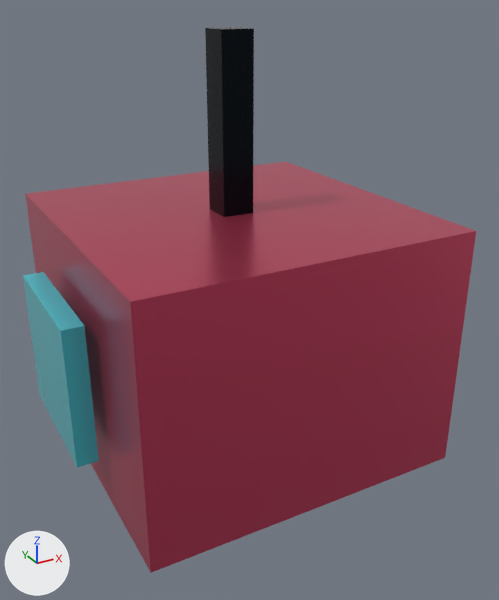
Two versions of the glTF model public/assets/models/weapons/explosive.glb, one commit apart.
Rendered twice from a camera (50 mm lens) standing at (-0.759, -1.473, 1.095) and looking at (0.007, -0.08, 0.399). Arrows for +X, +Y and +Z are at lower left; the lights stay in place. The picture after the commit comes second. Where no turn or scale is listed for an object, it has been applied to the vertices. Vertices at exactly the same position are counted once.
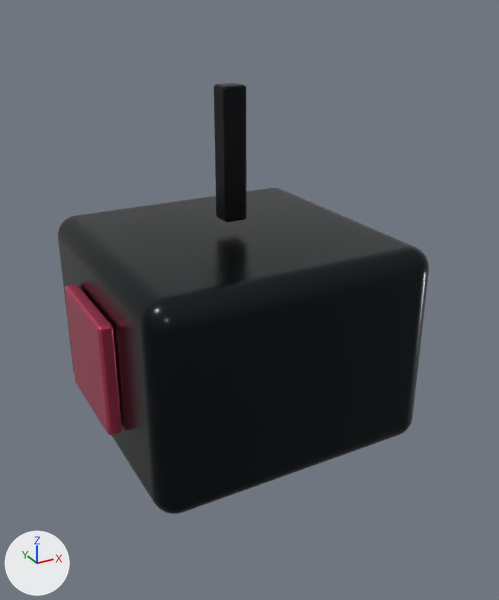
What differs and where, as boxes (x1, y1, x2, y2) in the pictures (499 x 600 px):
'Mesh_0', reshaped, recoloured (18% narrower, 21% shorter)
    before: (25, 162, 476, 573)
    after: (58, 188, 429, 514)
'Mesh_1', reshaped, moved, recoloured (25% narrower, 22% shorter)
    before: (23, 272, 99, 467)
    after: (65, 284, 122, 435)
'Mesh_2', reshaped, moved (32% narrower, 27% shorter)
    before: (205, 27, 254, 217)
    after: (214, 83, 247, 222)

What the commit changed:
Material 'weapon-polymer' (mat_weapon_polymer) is new.
Its base color is (0.00561, 0.007, 0.00857) (black #111417).
Its metallic is 0.72.
Its roughness is 0.38.
Material 'weapon-accent' (mat_weapon_accent) is new.
Its base color is (0.687, 0.0742, 0.153) (red #d84d6d).
Its metallic is 0.72.
Its roughness is 0.3.
Material 'weapon-receiver' (mat_weapon_receiver) is new.
Its base color is (0.0185, 0.0242, 0.0284) (black #252b2f).
Its metallic is 0.92.
Its roughness is 0.24.
me_mesh_0 is used by ob_mesh_0; location (0.0, 0.0, 0.3).
me_mesh_0 had 8 vertices, 12 faces and spanned x -0.41..0.41, y -0.41..0.41, z -0.31..0.31.
me_mesh_0 no longer uses material mat_material_0 (red #d84d6d).
me_mesh_0 now has 296 vertices, 588 faces and spans x -0.36..0.36, y -0.36..0.36, z -0.26..0.26.
me_mesh_0 part 1: 8 vertices removed from x -0.41..0.41, y -0.41..0.41, z -0.31..0.31; 296 vertices added at x -0.36..0.36, y -0.36..0.36, z -0.26..0.26.
me_mesh_0 gains material mat_weapon_receiver (black #252b2f).
me_mesh_1 is used by ob_mesh_1; location (-0.46, 0.0, 0.3).
me_mesh_1 had 8 vertices, 12 faces and spanned x -0.025..0.025, y -0.175..0.175, z -0.17..0.17.
me_mesh_1 no longer uses material mat_material_1 (cyan #53d9e6).
me_mesh_1 now has 296 vertices, 588 faces and spans x -0.018..0.018, y -0.14..0.14, z -0.14..0.14.
me_mesh_1 part 2: 8 vertices removed from x -0.025..0.025, y -0.175..0.175, z -0.17..0.17; 296 vertices added at x -0.018..0.018, y -0.14..0.14, z -0.14..0.14.
me_mesh_1 gains material mat_weapon_accent (red #d84d6d).
me_mesh_2 is used by ob_mesh_2; location (0.0, 0.0, 0.82).
me_mesh_2 had 8 vertices, 12 faces and spanned x -0.04..0.04, y -0.04..0.04, z -0.21..0.21.
me_mesh_2 no longer uses material mat_material_2 (black #111820).
me_mesh_2 now has 296 vertices, 588 faces and spans x -0.03..0.03, y -0.03..0.03, z -0.16..0.16.
me_mesh_2 part 3: 8 vertices removed from x -0.04..0.04, y -0.04..0.04, z -0.21..0.21; 296 vertices added at x -0.03..0.03, y -0.03..0.03, z -0.16..0.16.
me_mesh_2 gains material mat_weapon_polymer (black #111417).
Object 'Mesh_1' (ob_mesh_1) moves from (-0.46, 0.0, 0.3) to (-0.38, 0.0, 0.3).
Object 'Mesh_2' (ob_mesh_2) moves from (0.0, 0.0, 0.82) to (0.0, 0.0, 0.75).
